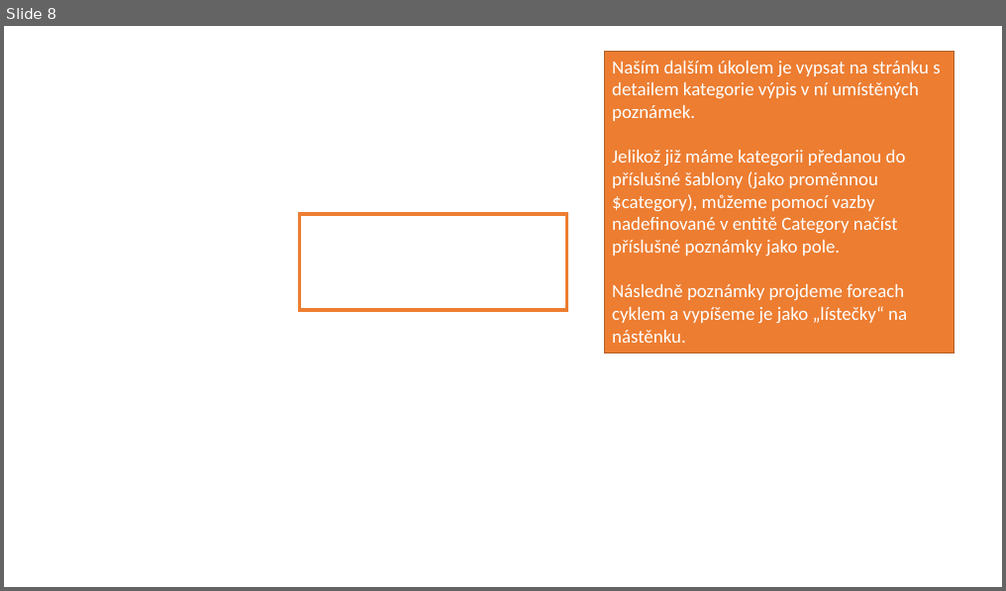
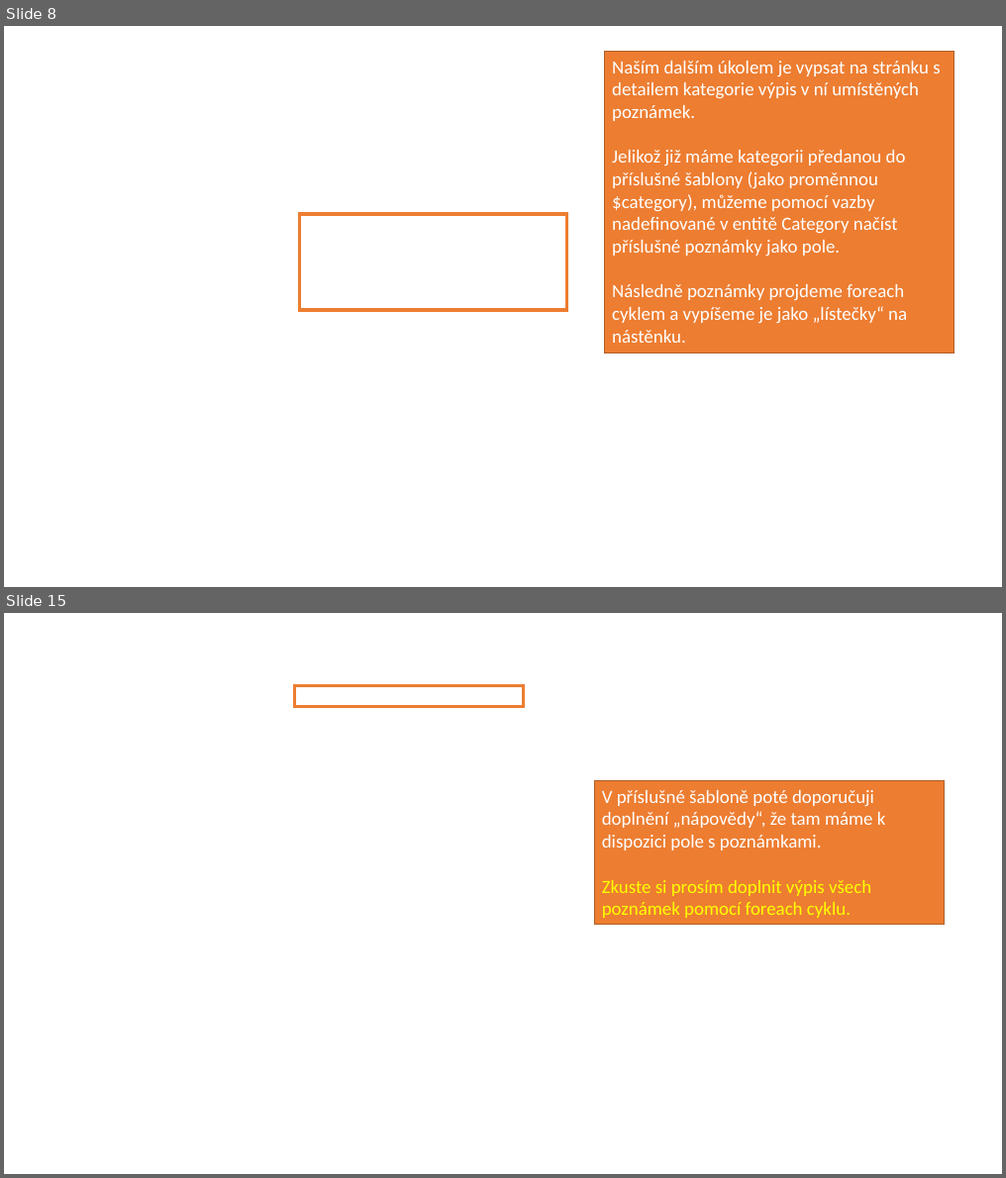
Before and after one commit to 4iz571/cviceni, a slide deck: 03-model/notes-leanmapper-reseni.pptx. Shown one above the other, each under a label of ours: slide 8 before the commit, slides 8 and 15 after it; the slides between them are not shown. The pictures are 1006x591 and 1006x1178 pixels, drawn with LibreOffice and Linux fonts; fonts in the diff are those of the drawing; background and template pictures are left out. Boxes give left, top, right and bottom in pixels: in the first picture for what was removed or moved away, otherwise in the second. Text is boxed around its words. In the diff, an @@ line names an element or a change of style, - is before the commit and + after.

```diff
--- a/03-model/notes-leanmapper-reseni.pptx
+++ b/03-model/notes-leanmapper-reseni.pptx
@@ slide 15 added at (4,613,1002,1174), background picture (left out) @@
@@ rectangle added at (294,685,523,707), outline #ED7D31 3 pt @@
@@ rectangle added at (595,780,944,925), fill #ED7D31, outline #AF5C24 1 pt, 18 pt, text #FFFFFF @@
+V příslušné šabloně poté doporučuji doplnění „nápovědy“, že tam máme k dispozici pole s poznámkami.
+Zkuste si prosím doplnit výpis všech poznámek pomocí foreach cyklu.
```
Also in this commit, not shown: 1 slide changed, 6 other slides added.
